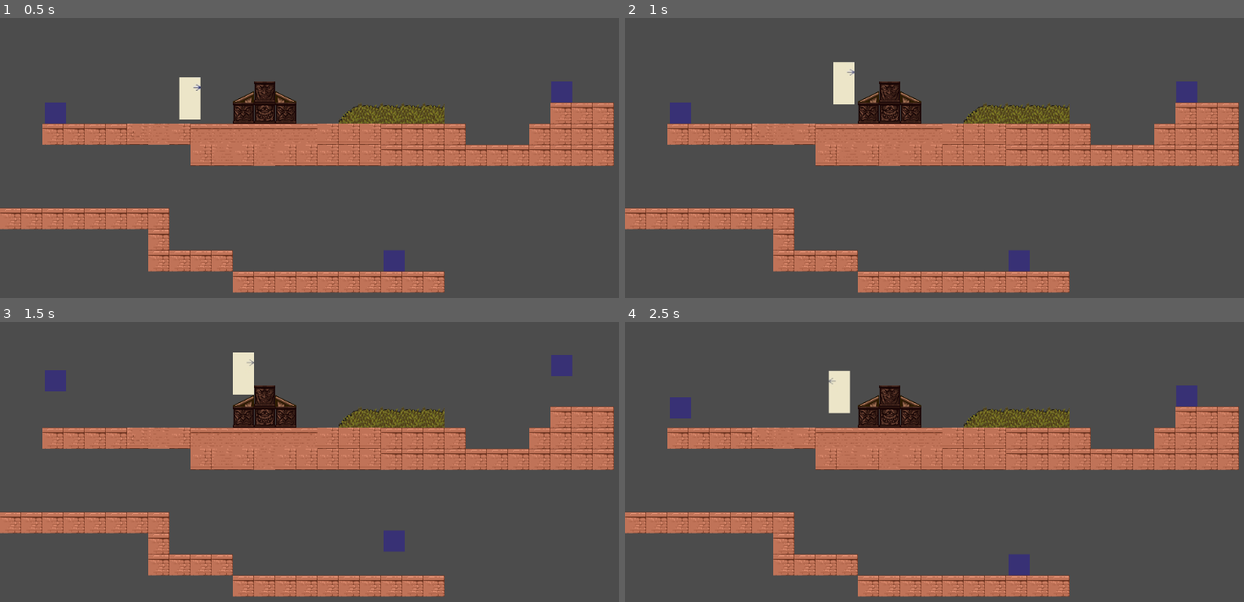
Above: before the commit, frames 1-4 (two rows, left to right).
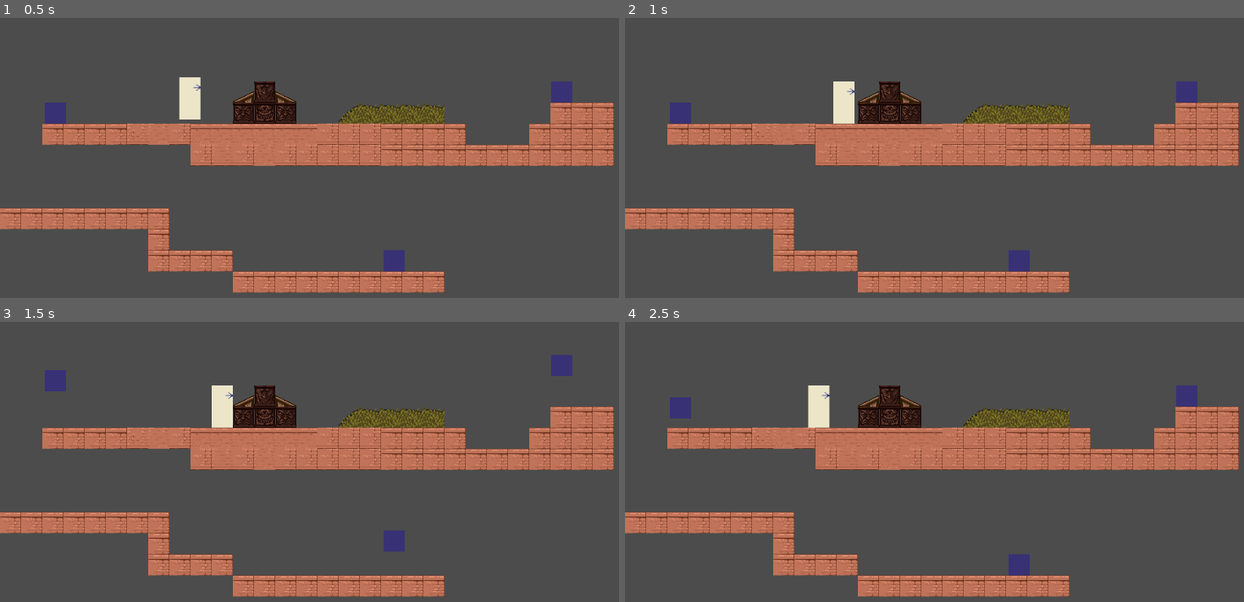
Above: after the commit, the same moments.

Repository: sbieser/godot_testing
Game: Godot game, scene res://Main.tscn
Two runs of this game, one before a commit and one after it. Both use one fixed random seed, a clock stepped at 60 frames per second and the inputs below.
Inputs:
- Up to frame 1 (0.5 s): no input
- Up to frame 2 (1 s): hold Right (ui_right) from 0.53 s (still down); hold X (ui_x, bound only after the commit) from 0.53 s (still down); tap Shift (ui_shift, bound only after the commit) at 0.6 s; tap Space (ui_select) at 0.77 s
- Up to frame 3 (1.5 s): keep holding Right (ui_right); release X (ui_x, bound only after the commit) at 1.28 s; tap X (ui_x, bound only after the commit) at 1.35 s
- Up to frame 4 (2.5 s): tap Space (ui_select) at 1.52 s; tap Z (ui_z, bound only after the commit) at 1.55 s; release Right (ui_right) at 2.03 s; hold Left (ui_left) from 2.03 s (still down); hold Z (ui_z, bound only after the commit) from 2.03 s (still down); tap Shift (ui_shift, bound only after the commit) at 2.3 s

Frame 1 is identical in both runs. In frame 2, 0.5% of the frame differs, in the area x 33-38%, y 15-38%; in frame 3, 1.0%; in frame 4, 1.1%, in the area x 29-37%, y 17-38%.

Commit message:
different take on state machines for movement. Still needs work

Diff:
--- a/Enemy.gd
+++ b/Enemy.gd
@@ -28,8 +28,7 @@
 #this thing runs by itself!
 
 func _process(delta):
-	print(str(health))
-#	# Called every frame. Delta is time since last frame.
+	# Called every frame. Delta is time since last frame.
 #	# Update game logic here.
 	# we probably only want to initiate a jump if the enemy is_on_floor() == true
 	pass
--- a/Player.gd
+++ b/Player.gd
@@ -38,6 +38,7 @@
 		facing = RIGHT_FACING
 
 func change_state(new_state):
+	print(str(new_state))
 	$AttackArea.visible = false
 	state = new_state
 	match state:
@@ -69,11 +70,13 @@
 			pass
 		STUNNED_IDLE:
 			velocity.x = 0
+			$StunIdleTimer.start()
 		RUN:
 			new_anim = "run"
 			change_direction()
 		ROLL:
 			new_anim = "roll"
+			$RollTimer.start()
 			change_direction()
 
 	if crouching == true:
@@ -86,24 +89,65 @@
 		$AnimatedSprite.position = Vector2(0,0)
 
 	if facing == LEFT_FACING:
-		print("LEFT_FACING")
 		$AnimatedSprite.flip_h = true
 		if crouching:
 			get_node("AttackArea/CollisionShape2D").position = Vector2(-33,16)
 		else:
 			get_node("AttackArea/CollisionShape2D").position = Vector2(-33,-16)
 	else:
-		print("RIGHT_FACING")
 		$AnimatedSprite.flip_h = false
 		if crouching:
 			get_node("AttackArea/CollisionShape2D").position = Vector2(33,16)
 		else:
 			get_node("AttackArea/CollisionShape2D").position = Vector2(33,-16)
 
+
+func handle_input():
+	print(str(state))
+	#set velocity to 0 initially
+	velocity.x = 0
+
+	#Left/Right - Move
+	#Up         - Look up / Climb
+	#Down       - Look down / Crouch / Climb / Run (If down-for-running is enabled)
+	#X          - Action
+	#Z          - Jump
+	#C          - Cycle held item, Bombs, Rope
+	#Shift      - Run
+	var right = Input.is_action_pressed("ui_right")
+	var left = Input.is_action_pressed("ui_left")
+	var up = Input.is_action_pressed("ui_up")
+	var down = Input.is_action_pressed("ui_down")
+	var x = Input.is_action_pressed("ui_x") #
+	var z = Input.is_action_pressed("ui_z") # a button for run
+	var shift = Input.is_action_just_pressed("ui_shift")
+
+	match state:
+		IDLE:
+			if right:
+				velocity.x += walk_speed
+				state = WALK
+				#change_state(WALK)
+			elif left:
+				velocity.x -= walk_speed
+				state = WALK
+				#change_state(WALK)
+			elif z:
+				state = JUMP
+				velocity.y = jump_speed
+		WALK:
+			if right:
+				velocity.x += walk_speed
+			elif left:
+				velocity.x -= walk_speed
+			elif !right and !left:
+				state = IDLE
+				#change_state(IDLE)
+		JUMP:
+			pass
+
+
 func get_input():
-
-	print(str(run_speed))
-
 	if attacking || state == STUNNED || state == STUNNED_IDLE:
 		return
 
@@ -142,49 +186,57 @@
 		else:
 			change_state(CROUCH)
 	elif velocity.x != 0:
-		#change_state(WALK)
-		if run:
-			change_state(RUN)
+		if run and is_on_floor():
+			if state != RUN and state != ROLL:
+				change_state(ROLL)
 		else:
 			change_state(WALK)
-	elif state == WALK or state == CROUCH or state == CROUCH_WALK:
+	elif state == WALK or state == CROUCH or state == CROUCH_WALK or state == RUN:
 		change_state(IDLE)
 
 func _process(delta):
-	get_input()
+	#get_input()
+	handle_input()
 	if new_anim != anim:
 		anim = new_anim
 		$AnimatedSprite.play(anim)
 
 func _physics_process(delta):
-	if attacking:
-		var bodies = $AttackArea.get_overlapping_bodies()
-		for body in bodies:
-			if body.is_in_group("enemies") and not hit_bodies.has(body):
-				hit_bodies.append(body)
-				body._takeDamage(5)
-
 	velocity.y += gravity * delta
-	if state == JUMP: #|| state == STUNNED:
-		if is_on_floor():
-			change_state(IDLE)
-
+
+	match state:
+		JUMP:
+			if is_on_floor():
+				state = IDLE
+
+	#if attacking:
+	#	var bodies = $AttackArea.get_overlapping_bodies()
+	#	for body in bodies:
+	#		if body.is_in_group("enemies") and not hit_bodies.has(body):
+	#			hit_bodies.append(body)
+	#			body._takeDamage(5)
+	#
+	#velocity.y += gravity * delta
+	#if state == JUMP:
+	#	if is_on_floor():
+	#		change_state(IDLE)
+	#
 	#trigger the stun timer when the player has hit the floor
-	if state == STUNNED:
-		if is_on_floor():
-			change_state(STUNNED_IDLE)
-			$StunIdleTimer.start()
-
-	var collision_count = get_slide_count()
-	if collision_count > 0:
-		for i in range(collision_count):
-			var collision = get_slide_collision(i)
-			if collision.collider.is_in_group("enemies"):
-				change_state(STUNNED)
-				print("we have been hit by: " + collision.collider.name)
-				velocity.y = jump_speed
-				velocity.x = -velocity.x
-
+	#if state == STUNNED:
+	#	if is_on_floor():
+	#		change_state(STUNNED_IDLE)
+	#		#$StunIdleTimer.start()
+	#
+	#var collision_count = get_slide_count()
+	#if collision_count > 0:
+	#	for i in range(collision_count):
+	#		var collision = get_slide_collision(i)
+	#		if collision.collider.is_in_group("enemies"):
+	#			change_state(STUNNED)
+	#			#print("we have been hit by: " + collision.collider.name)
+	#			velocity.y = jump_speed
+	#			velocity.x = -velocity.x
+	#
 	velocity = move_and_slide(velocity, Vector2(0,-1))
 
 func _on_AttackTimer_timeout():
@@ -196,3 +248,9 @@
 	#pass # replace with function body
 	$StunIdleTimer.stop()
 	change_state(IDLE)
+
+func _on_RollTimer_timeout():
+	#pass # replace with function body
+	print("_on_RollTimer_timeout")
+	$RollTimer.stop()
+	change_state(RUN)
--- a/Player.tscn
+++ b/Player.tscn
@@ -1,16 +1,16 @@
 [gd_scene load_steps=15 format=2]
 
 [ext_resource path="res://Player.gd" type="Script" id=1]
-[ext_resource path="res://textures/player_anims/player_crouch_walk_1.jpg" type="Texture" id=2]
-[ext_resource path="res://textures/player_anims/player_crouch_walk_2.jpg" type="Texture" id=3]
-[ext_resource path="res://textures/player_anims/player_attack.jpg" type="Texture" id=4]
-[ext_resource path="res://textures/player_anims/player_crouch_attack.jpg" type="Texture" id=5]
-[ext_resource path="res://textures/player_anims/player_walk_2.jpg" type="Texture" id=6]
-[ext_resource path="res://textures/player_anims/player_walk_3.jpg" type="Texture" id=7]
-[ext_resource path="res://textures/player_anims/player_crouch.jpg" type="Texture" id=8]
+[ext_resource path="res://textures/player_anims/player_idle.jpg" type="Texture" id=2]
+[ext_resource path="res://textures/player_anims/player_crouch_walk_1.jpg" type="Texture" id=3]
+[ext_resource path="res://textures/player_anims/player_crouch_walk_2.jpg" type="Texture" id=4]
+[ext_resource path="res://textures/player_anims/player_walk_2.jpg" type="Texture" id=5]
+[ext_resource path="res://textures/player_anims/player_walk_3.jpg" type="Texture" id=6]
+[ext_resource path="res://textures/player_anims/player_roll.jpg" type="Texture" id=7]
+[ext_resource path="res://textures/player_anims/player_crouch_attack.jpg" type="Texture" id=8]
 [ext_resource path="res://textures/player_anims/player_run.jpg" type="Texture" id=9]
-[ext_resource path="res://textures/player_anims/player_idle.jpg" type="Texture" id=10]
-[ext_resource path="res://textures/player_anims/player_roll.jpg" type="Texture" id=11]
+[ext_resource path="res://textures/player_anims/player_crouch.jpg" type="Texture" id=10]
+[ext_resource path="res://textures/player_anims/player_attack.jpg" type="Texture" id=11]
 
 [sub_resource type="RectangleShape2D" id=1]
 
@@ -20,29 +20,29 @@
 [sub_resource type="SpriteFrames" id=2]
 
 animations = [ {
-"frames": [ ExtResource( 2 ), ExtResource( 3 ) ],
+"frames": [ ExtResource( 2 ) ],
+"loop": false,
+"name": "idle",
+"speed": 5.0
+}, {
+"frames": [ ExtResource( 3 ), ExtResource( 4 ) ],
 "loop": true,
 "name": "crouch_walk",
 "speed": 5.0
 }, {
-"frames": [ ExtResource( 4 ) ],
-"loop": true,
-"name": "attack",
-"speed": 5.0
-}, {
-"frames": [ ExtResource( 5 ) ],
-"loop": true,
-"name": "crouch_attack",
-"speed": 5.0
-}, {
-"frames": [ ExtResource( 6 ), ExtResource( 7 ) ],
+"frames": [ ExtResource( 5 ), ExtResource( 6 ) ],
 "loop": true,
 "name": "walk",
 "speed": 10.0
 }, {
+"frames": [ ExtResource( 7 ) ],
+"loop": true,
+"name": "roll",
+"speed": 5.0
+}, {
 "frames": [ ExtResource( 8 ) ],
 "loop": true,
-"name": "crouch",
+"name": "crouch_attack",
 "speed": 5.0
 }, {
 "frames": [ ExtResource( 9 ) ],
@@ -51,13 +51,13 @@
 "speed": 5.0
 }, {
 "frames": [ ExtResource( 10 ) ],
-"loop": false,
-"name": "idle",
+"loop": true,
+"name": "crouch",
 "speed": 5.0
 }, {
 "frames": [ ExtResource( 11 ) ],
 "loop": true,
-"name": "roll",
+"name": "attack",
 "speed": 5.0
 } ]
 
@@ -123,6 +123,15 @@
 one_shot = true
 autostart = false
 
+[node name="RollTimer" type="Timer" parent="." index="4"]
+
+process_mode = 1
+wait_time = 1.0
+one_shot = true
+autostart = false
+
 [connection signal="timeout" from="AttackArea/AttackTimer" to="." method="_on_AttackTimer_timeout"]
 
 [connection signal="timeout" from="StunIdleTimer" to="." method="_on_StunTimer_timeout"]
+
+[connection signal="timeout" from="RollTimer" to="." method="_on_RollTimer_timeout"]
--- a/project.godot
+++ b/project.godot
@@ -22,6 +22,12 @@
  ]
 ui_block=[ Object(InputEventKey,"resource_local_to_scene":false,"resource_name":"","device":0,"alt":false,"shift":false,"control":false,"meta":false,"command":false,"pressed":false,"scancode":68,"unicode":0,"echo":false,"script":null)
  ]
+ui_x=[ Object(InputEventKey,"resource_local_to_scene":false,"resource_name":"","device":0,"alt":false,"shift":false,"control":false,"meta":false,"command":false,"pressed":false,"scancode":88,"unicode":0,"echo":false,"script":null)
+ ]
+ui_z=[ Object(InputEventKey,"resource_local_to_scene":false,"resource_name":"","device":0,"alt":false,"shift":false,"control":false,"meta":false,"command":false,"pressed":false,"scancode":90,"unicode":0,"echo":false,"script":null)
+ ]
+ui_shift=[ Object(InputEventKey,"resource_local_to_scene":false,"resource_name":"","device":0,"alt":false,"shift":false,"control":false,"meta":false,"command":false,"pressed":false,"scancode":16777237,"unicode":0,"echo":false,"script":null)
+ ]
 
 [layer_names]
 
